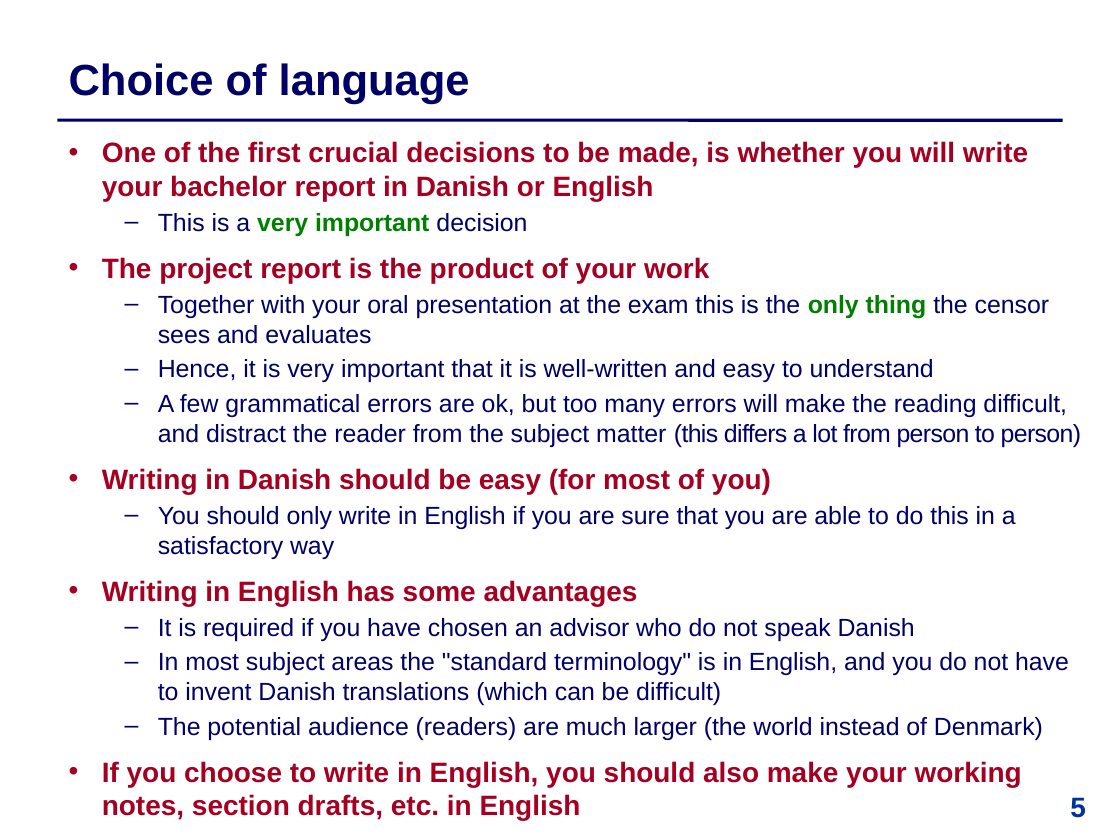
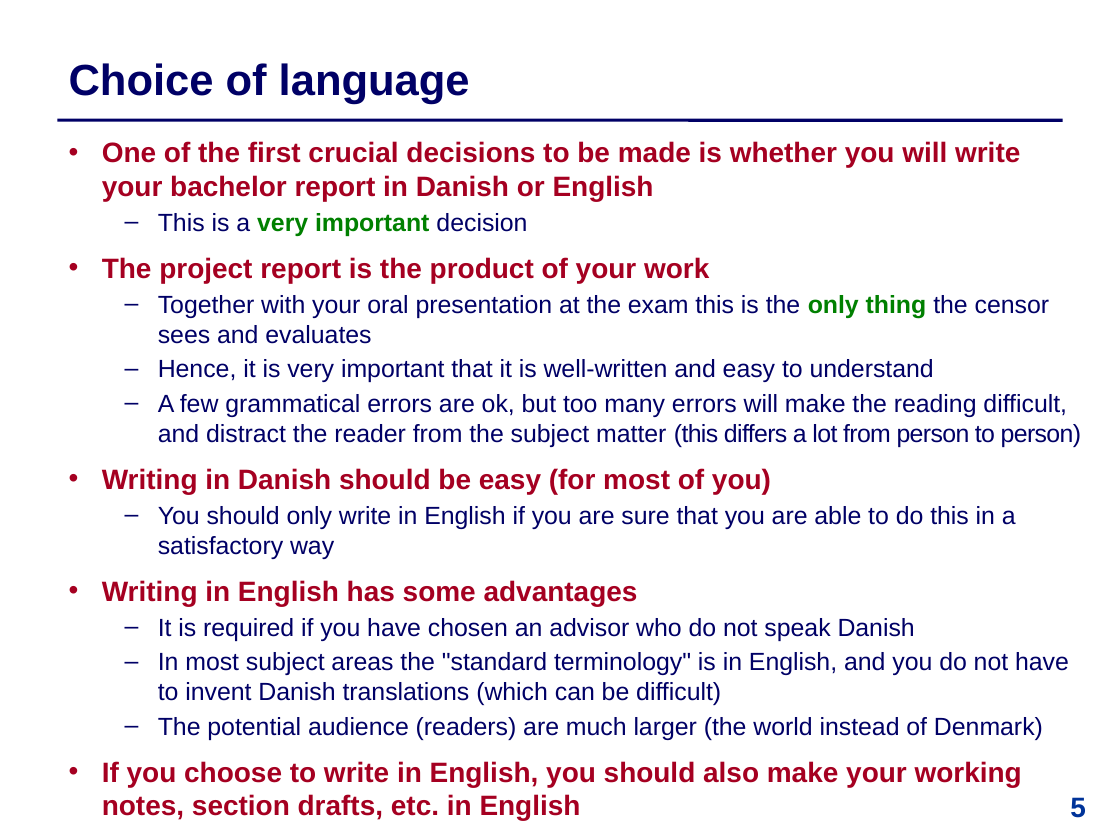
Before and after one commit to IntProgAU/Materiale, a slide deck: slide 5 of web/b22/1 Bachelor Contract .pptx. Drawn at 1120x840 pixels with LibreOffice and Linux fonts; fonts in the diff are those of the drawing. Boxes give left, top, right and bottom in pixels: in the first picture for what was removed or moved away, otherwise in the second. Text is boxed around its words. In the diff, an @@ line names an element or a change of style, - is before the commit and + after.

```diff
--- a/web/b22/1 Bachelor Contract .pptx
+++ b/web/b22/1 Bachelor Contract .pptx
@@ text at bbox=[102, 141, 1020, 201]: text changed @@
-  • One of the first crucial decisions to be made, is whether you will write your bachelor report in Danish or English
+  • One of the first crucial decisions to be made is whether you will write your bachelor report in Danish or English
```
Also in this commit, not shown: 6 other slides changed, 2 other files.
